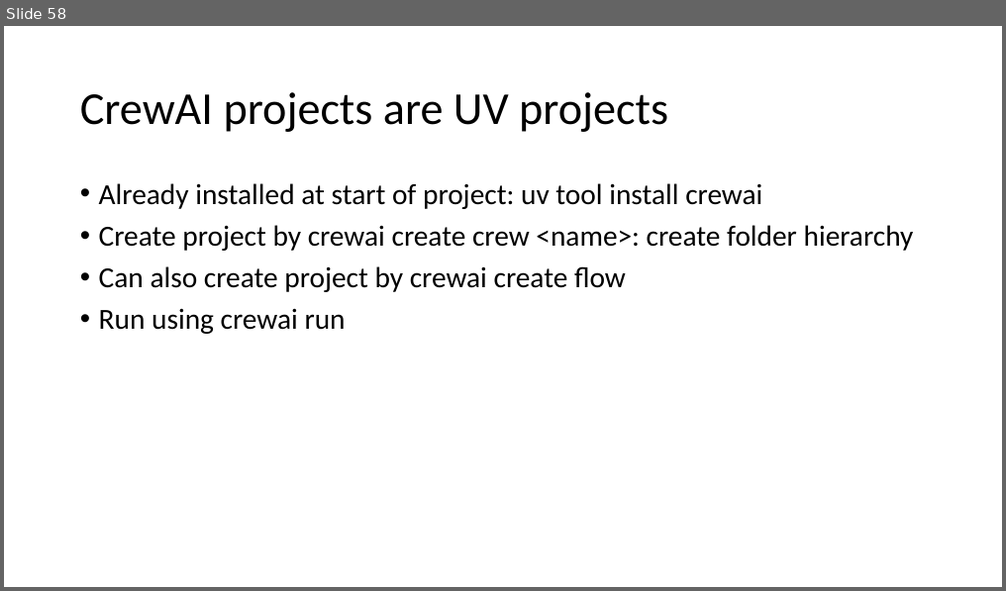
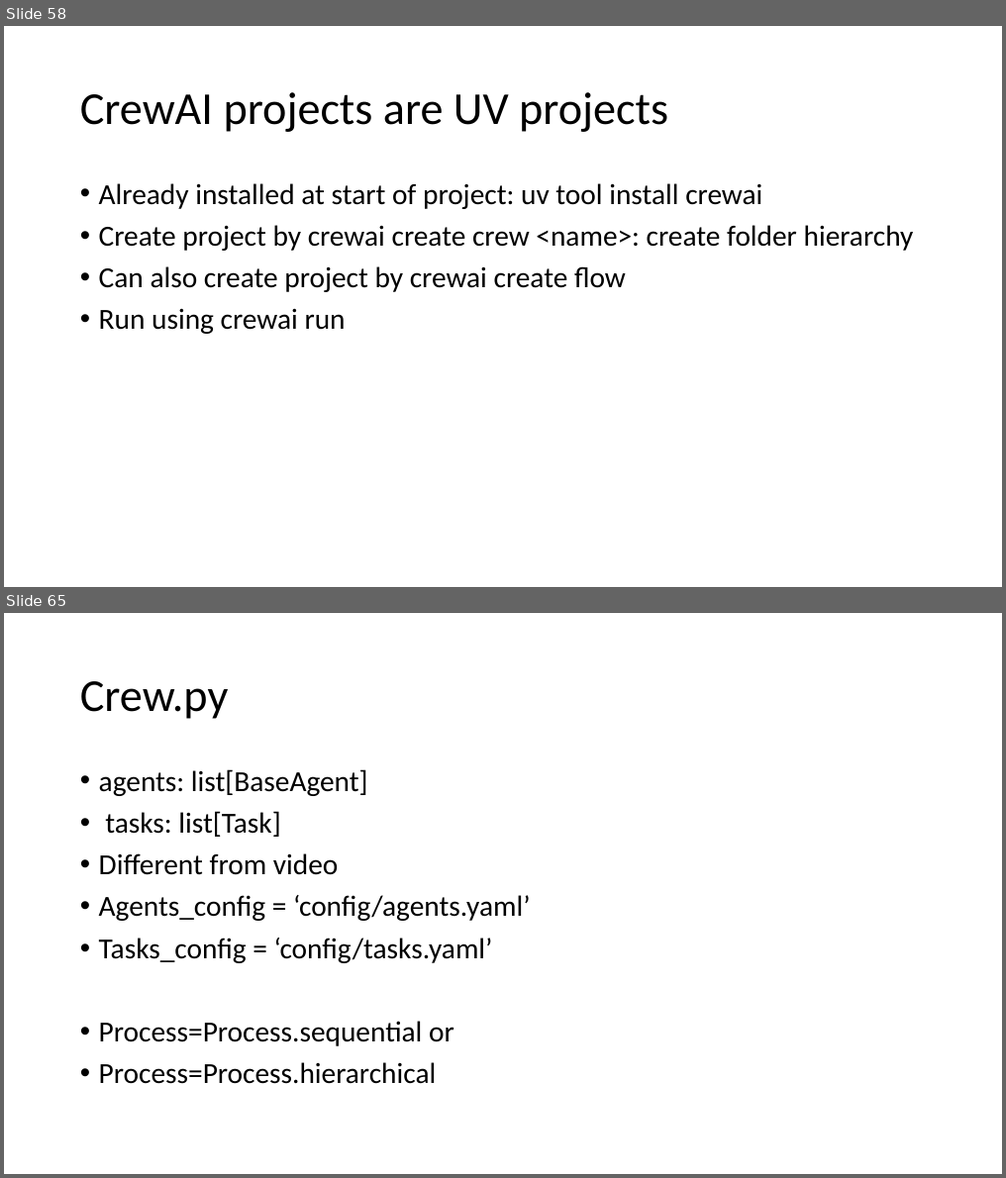
Before and after one commit to kindaichinisan/agents, a slide deck: wj_folder/AI Engineer Agentic Track.pptx. Shown one above the other, each under a label of ours: slide 58 before the commit, slides 58 and 65 after it; the slides between them are not shown. The pictures are 1006x591 and 1006x1178 pixels, drawn with LibreOffice and Linux fonts; fonts in the diff are those of the drawing. Boxes give left, top, right and bottom in pixels: in the first picture for what was removed or moved away, otherwise in the second. Text is boxed around its words. In the diff, an @@ line names an element or a change of style, - is before the commit and + after.

```diff
--- a/wj_folder/AI Engineer Agentic Track.pptx
+++ b/wj_folder/AI Engineer Agentic Track.pptx
@@ slide 65 added at box(4, 613, 1002, 1174), background #FFFFFF @@
@@ title added at box(80, 681, 229, 719), 44 pt, text #000000 @@
+Crew.py
@@ text added at box(99, 769, 530, 1084), 28 pt, text #000000 @@
+• agents: list[BaseAgent]
+• tasks: list[Task]
+• Different from video
+• Agents_config = ‘config/agents.yaml’
+• Tasks_config = ‘config/tasks.yaml’
+• Process=Process.sequential or
+• Process=Process.hierarchical
```
Also in this commit, not shown: 13 other slides added, 4 other files.
